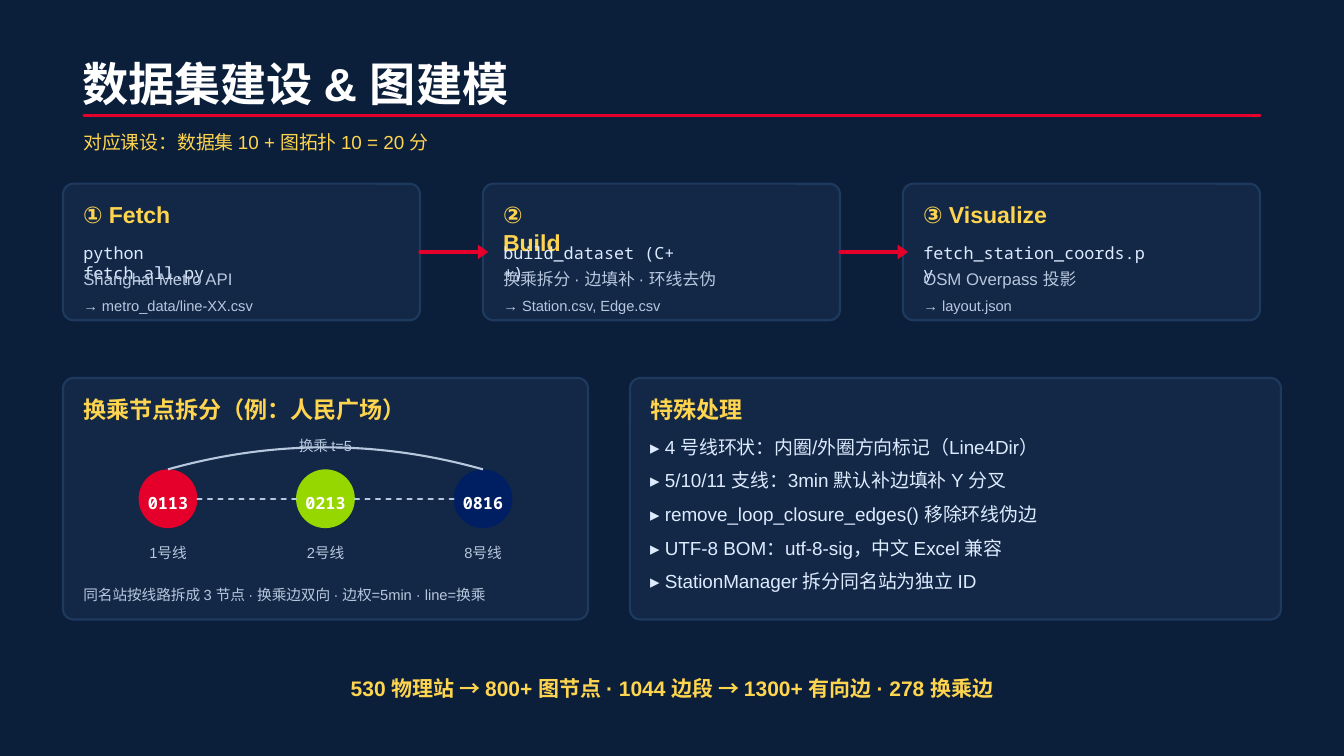
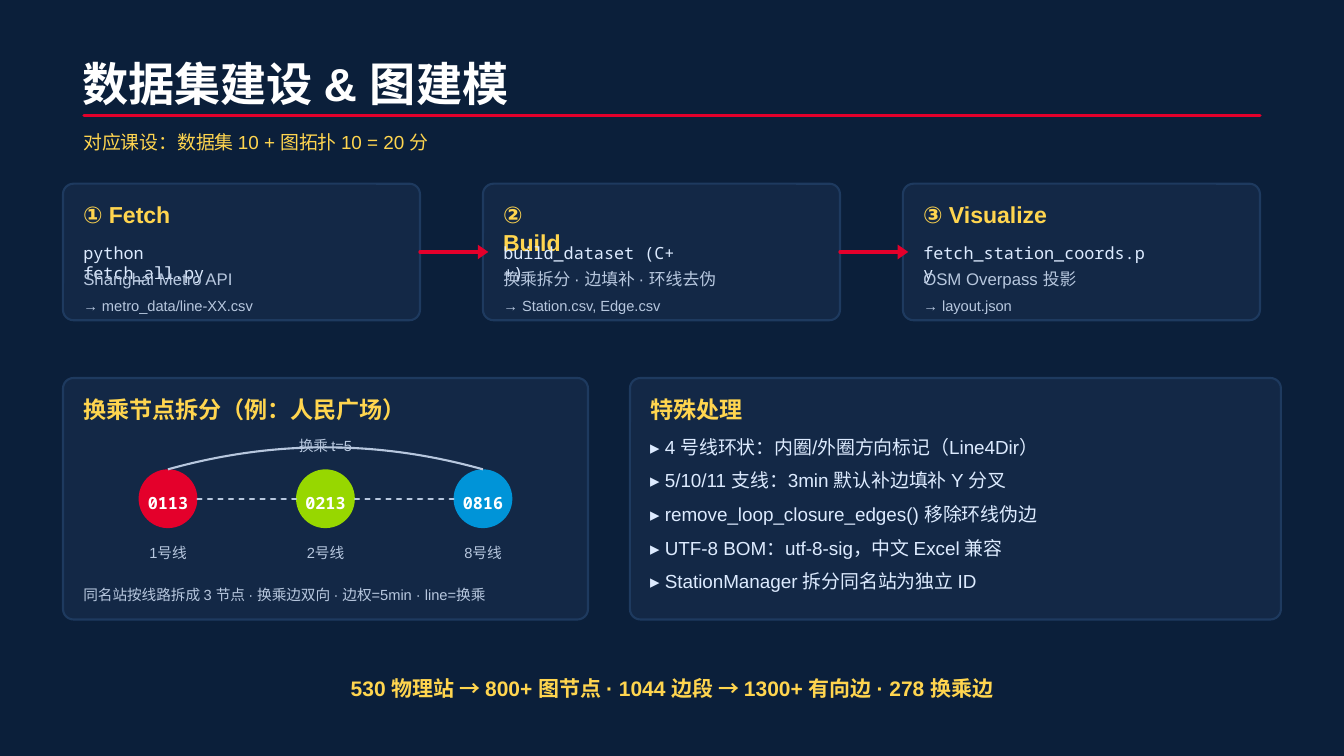
Before and after one commit to Weishi-corroding/shanghai-metro-pathfinder, a slide deck: slide 3 of docs/ppt-v2.0.0/答辩PPT-v2.0.0.pptx. Drawn at 1344x756 pixels with LibreOffice and Linux fonts; fonts in the diff are those of the drawing. Boxes give left, top, right and bottom in pixels: in the first picture for what was removed or moved away, otherwise in the second. Text is boxed around its words. In the diff, an @@ line names an element or a change of style, - is before the commit and + after.

```diff
--- a/docs/ppt-v2.0.0/答辩PPT-v2.0.0.pptx
+++ b/docs/ppt-v2.0.0/答辩PPT-v2.0.0.pptx
@@ ellipse at (x1=454, y1=470, x2=512, y2=528): fill #001E62 to #0094D8 @@
```
Also in this commit, not shown: 2 other files.
